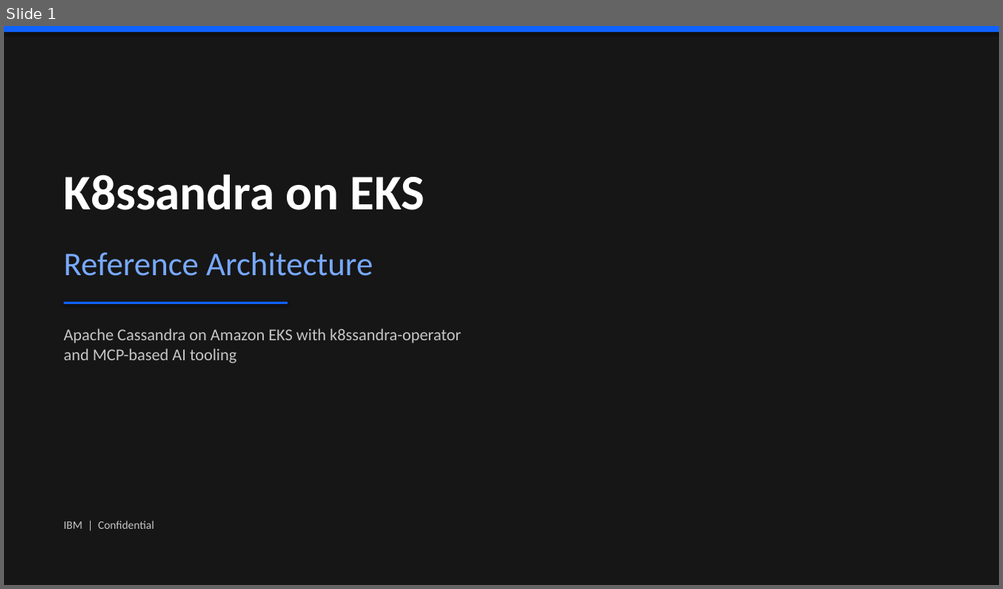
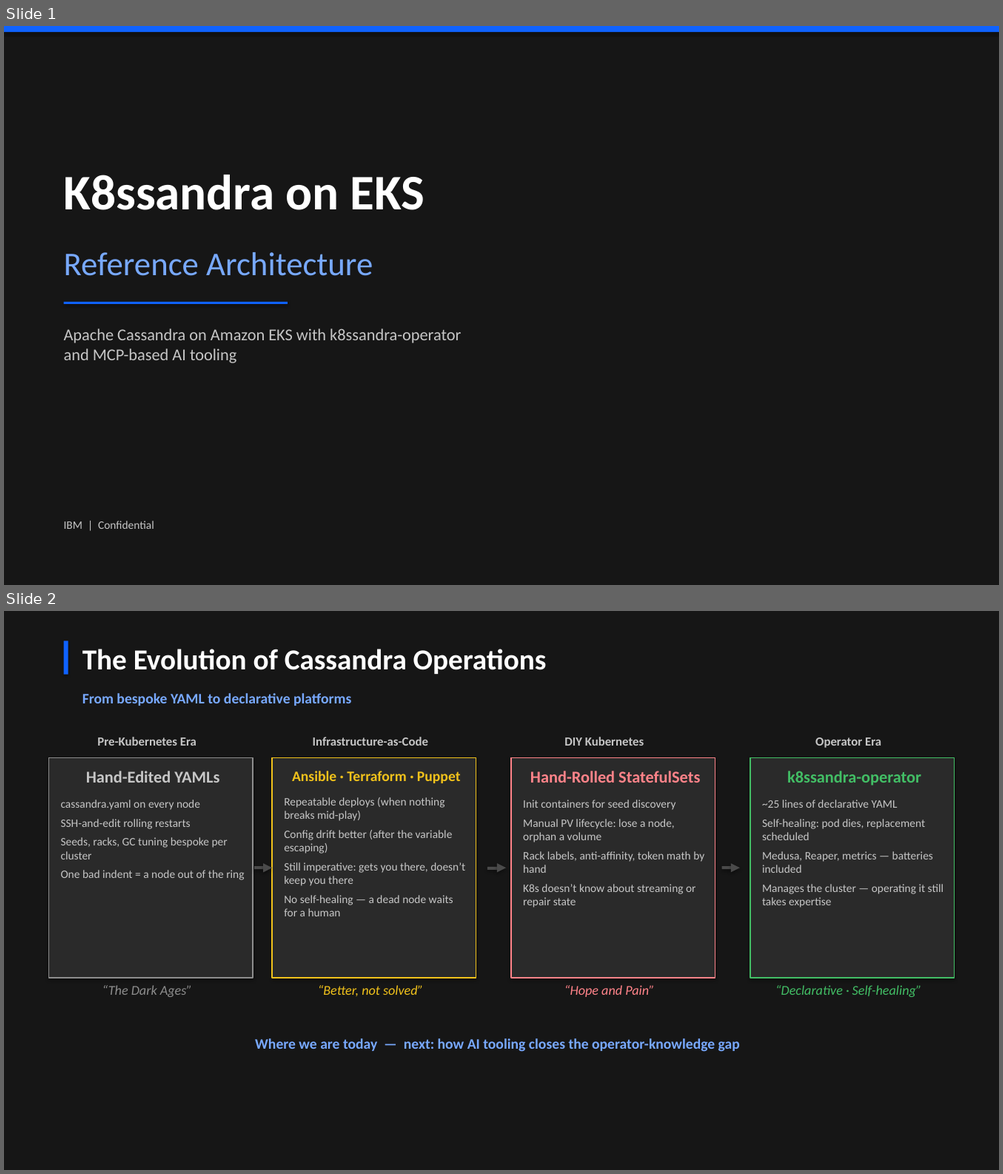
Before and after one commit to jamesc127/k8ssandra-mcp-workshop, a slide deck: k8ssandra-reference-architecture.pptx. Shown one above the other, each under a label of ours: slide 1 before the commit, slides 1 and 2 after it. The pictures are 1003x589 and 1003x1174 pixels, drawn with LibreOffice and Linux fonts; fonts in the diff are those of the drawing. Boxes give left, top, right and bottom in pixels: in the first picture for what was removed or moved away, otherwise in the second. Text is boxed around its words. In the diff, an @@ line names an element or a change of style, - is before the commit and + after.

```diff
--- a/k8ssandra-reference-architecture.pptx
+++ b/k8ssandra-reference-architecture.pptx
@@ slide 2 added at bbox=[4, 611, 999, 1170], background #161616 @@
@@ rectangle added at bbox=[64, 641, 68, 675], fill #0F62FE @@
@@ text added at bbox=[82, 649, 546, 674], 28 pt, text #FFFFFF, bold @@
+The Evolution of Cassandra Operations
@@ text added at bbox=[82, 693, 351, 706], 14 pt, text #78A9FF, bold @@
+From bespoke YAML to declarative platforms
@@ text added at bbox=[97, 737, 196, 746], 12 pt, text #C6C6C6, bold @@
+Pre-Kubernetes Era
@@ text added at bbox=[313, 737, 428, 746], 12 pt, text #C6C6C6, bold @@
+Infrastructure-as-Code
@@ text added at bbox=[564, 737, 643, 746], 12 pt, text #C6C6C6, bold @@
+DIY Kubernetes
@@ text added at bbox=[815, 738, 881, 748], 12 pt, text #C6C6C6, bold @@
+Operator Era
@@ rectangle added at bbox=[48, 758, 253, 978], fill #2A2A2A, outline #8D8D8D 1 pt, 11 pt, text #C6C6C6 @@
+Hand-Edited YAMLs
+cassandra.yaml on every node
+SSH-and-edit rolling restarts
+Seeds, racks, GC tuning bespoke per cluster
+One bad indent = a node out of the ring
@@ rectangle added at bbox=[272, 758, 475, 978], fill #2A2A2A, outline #F1C21B 1 pt, 11 pt, text #C6C6C6 @@
+Ansible · Terraform · Puppet
+Repeatable deploys (when nothing breaks mid-play)
+Config drift better (after the variable escaping)
+Still imperative: gets you there, doesn’t keep you there
+No self-healing — a dead node waits for a human
@@ rectangle added at bbox=[512, 758, 715, 978], fill #2A2A2A, outline #FF8389 1 pt, 11 pt, text #C6C6C6 @@
+Hand-Rolled StatefulSets
+Init containers for seed discovery
+Manual PV lifecycle: lose a node, orphan a volume
+Rack labels, anti-affinity, token math by hand
+K8s doesn’t know about streaming or repair state
@@ rectangle added at bbox=[750, 758, 954, 978], fill #2A2A2A, outline #42BE65 1 pt, 11 pt, text #C6C6C6 @@
+k8ssandra-operator
+~25 lines of declarative YAML
+Self-healing: pod dies, replacement scheduled
+Medusa, Reaper, metrics — batteries included
+Manages the cluster — operating it still takes expertise
@@ rectangle added at bbox=[254, 866, 264, 869], fill #4A4A4A @@
@@ triangle added at bbox=[263, 863, 272, 872], fill #4A4A4A @@
@@ rectangle added at bbox=[487, 867, 497, 870], fill #4A4A4A @@
@@ triangle added at bbox=[497, 863, 506, 872], fill #4A4A4A @@
@@ rectangle added at bbox=[722, 866, 731, 869], fill #4A4A4A @@
@@ triangle added at bbox=[731, 863, 740, 872], fill #4A4A4A @@
@@ text added at bbox=[102, 985, 192, 997], 13 pt, text #8D8D8D, italic @@
+“The Dark Ages”
@@ text added at bbox=[318, 985, 423, 997], 13 pt, text #F1C21B, italic @@
+“Better, not solved”
@@ text added at bbox=[564, 985, 654, 997], 13 pt, text #FF8389, italic @@
+“Hope and Pain”
@@ text added at bbox=[775, 985, 922, 997], 13 pt, text #42BE65, italic @@
+“Declarative · Self-healing”
@@ text added at bbox=[255, 1039, 740, 1052], 14 pt, text #78A9FF, bold @@
+Where we are today — next: how AI tooling closes the operator-knowledge gap
```
Also in this commit, not shown: 4 slides changed, 2 other slides added, 1 other file.
